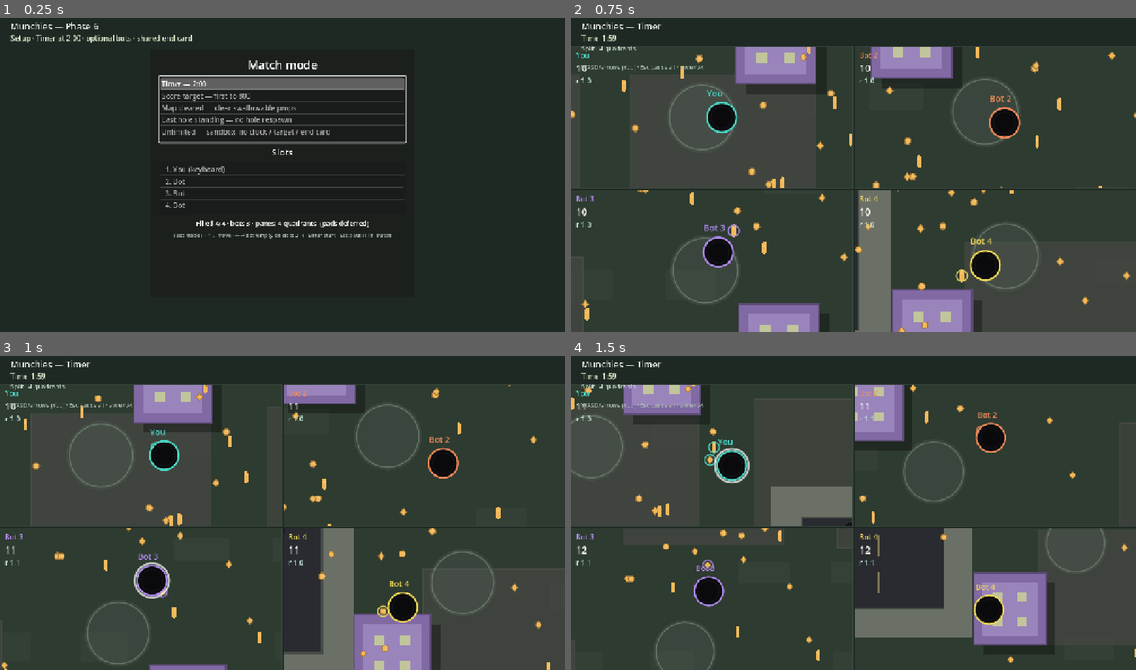
Above: before the commit, frames 1-4 (two rows, left to right).
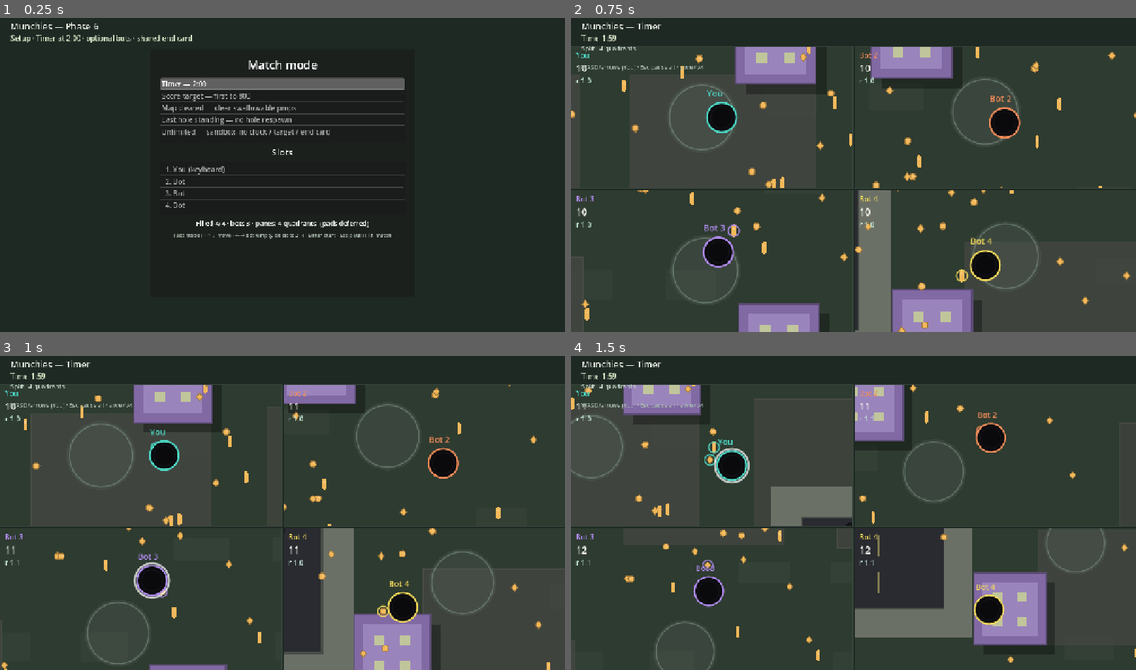
Above: after the commit, the same moments.

Repository: yelsayd/munchies
Game: Godot game, scene res://scenes/main.tscn
The game is run twice, just before and just after one commit, with the same random seed, the same clock (stepped at 60 frames per second) and the same inputs.
Inputs:
- Up to frame 1 (0.25 s): no input
- Up to frame 2 (0.75 s): tap Enter (confirm) at 0.5, 0.6 s; hold D (move_right) from 0.53 s (still down)
- Up to frame 3 (1 s): keep holding D (move_right)
- Up to frame 4 (1.5 s): release D (move_right) at 1.28 s; hold S (move_down) from 1.28 s (still down); tap Tab at 1.35 s

The runs differ from the first frame. In frame 1, 0.7% of the frame differs, in the area x 28-72%, y 18-41%; in frame 2, nothing differs; in frame 3, nothing differs; in frame 4, nothing differs.

Commit message:
Fix setup dual-scroll: script-only ↑↓ focus for modes/slots.
ItemLists no longer grab focus (FOCUS_NONE), so ui_up/ui_down are not
handled by both the focused control and _process_setup. Tab and edge
navigation switch SetupFocus; clicks sync focus to the clicked list.

Co-authored-by: Yasser Elsayed <yelsayd@users.noreply.github.com>

Diff:
--- a/scenes/main.tscn
+++ b/scenes/main.tscn
@@ -111,6 +111,7 @@
 [node name="ModeList" type="ItemList" parent="HUD/Setup/Margin/VBox"]
 custom_minimum_size = Vector2(0, 150)
 layout_mode = 2
+focus_mode = 0
 allow_reselect = true
 auto_height = true
 item_count = 0
@@ -124,6 +125,7 @@
 [node name="SlotList" type="ItemList" parent="HUD/Setup/Margin/VBox"]
 custom_minimum_size = Vector2(0, 120)
 layout_mode = 2
+focus_mode = 0
 allow_reselect = true
 auto_height = true
 item_count = 0
--- a/scripts/main.gd
+++ b/scripts/main.gd
@@ -69,6 +69,11 @@
 	pane_host.set_anchors_preset(Control.PRESET_FULL_RECT)
 	pane_host.offset_top = TOP_HUD_BAND
 	split_layer.visible = false
+	# Script owns ↑↓; ItemLists must not also consume ui_up/ui_down via focus.
+	setup_list.focus_mode = Control.FOCUS_NONE
+	slot_list.focus_mode = Control.FOCUS_NONE
+	setup_list.item_clicked.connect(_on_mode_item_clicked)
+	slot_list.item_clicked.connect(_on_slot_item_clicked)
 	_build_setup_list()
 	_refresh_slot_list()
 	_show_setup()
@@ -165,15 +170,31 @@
 
 
 func _apply_setup_focus() -> void:
+	## Keep both lists FOCUS_NONE so only `_process_setup` handles ↑↓.
+	## Visual focus is selection + the ▸ mark / hint text — never grab_focus.
+	setup_list.focus_mode = Control.FOCUS_NONE
+	slot_list.focus_mode = Control.FOCUS_NONE
 	if _setup_focus == SetupFocus.MODES:
-		setup_list.grab_focus()
 		setup_list.select(_mode_index)
+		setup_list.ensure_current_is_visible()
 		slot_list.deselect_all()
 	else:
-		slot_list.grab_focus()
 		_slot_cursor = clampi(_slot_cursor, 0, 3)
 		slot_list.select(_slot_cursor)
+		slot_list.ensure_current_is_visible()
 	_refresh_slot_list()
+
+
+func _on_mode_item_clicked(index: int, _at_position: Vector2, _mouse_button_index: int) -> void:
+	_mode_index = clampi(index, 0, MODE_ORDER.size() - 1)
+	_setup_focus = SetupFocus.MODES
+	_apply_setup_focus()
+
+
+func _on_slot_item_clicked(index: int, _at_position: Vector2, _mouse_button_index: int) -> void:
+	_slot_cursor = clampi(index, 0, 3)
+	_setup_focus = SetupFocus.SLOTS
+	_apply_setup_focus()
 
 
 func _make_config_from_setup() -> MatchConfig:
@@ -247,14 +268,23 @@
 		if Input.is_action_just_pressed("ui_up") or Input.is_action_just_pressed("move_up"):
 			_mode_index = (_mode_index - 1 + MODE_ORDER.size()) % MODE_ORDER.size()
 			setup_list.select(_mode_index)
-		if Input.is_action_just_pressed("ui_down") or Input.is_action_just_pressed("move_down"):
-			_mode_index = (_mode_index + 1) % MODE_ORDER.size()
-			setup_list.select(_mode_index)
+		elif Input.is_action_just_pressed("ui_down") or Input.is_action_just_pressed("move_down"):
+			# Edge: leave modes into slots instead of wrapping + dual-list scroll.
+			if _mode_index >= MODE_ORDER.size() - 1:
+				_setup_focus = SetupFocus.SLOTS
+				_apply_setup_focus()
+			else:
+				_mode_index += 1
+				setup_list.select(_mode_index)
 	else:
 		if Input.is_action_just_pressed("ui_up") or Input.is_action_just_pressed("move_up"):
-			_slot_cursor = (_slot_cursor - 1 + 4) % 4
-			_refresh_slot_list()
-		if Input.is_action_just_pressed("ui_down") or Input.is_action_just_pressed("move_down"):
+			if _slot_cursor <= 0:
+				_setup_focus = SetupFocus.MODES
+				_apply_setup_focus()
+			else:
+				_slot_cursor -= 1
+				_refresh_slot_list()
+		elif Input.is_action_just_pressed("ui_down") or Input.is_action_just_pressed("move_down"):
 			_slot_cursor = (_slot_cursor + 1) % 4
 			_refresh_slot_list()
 		if Input.is_action_just_pressed("ui_left") or Input.is_action_just_pressed("move_left") \
